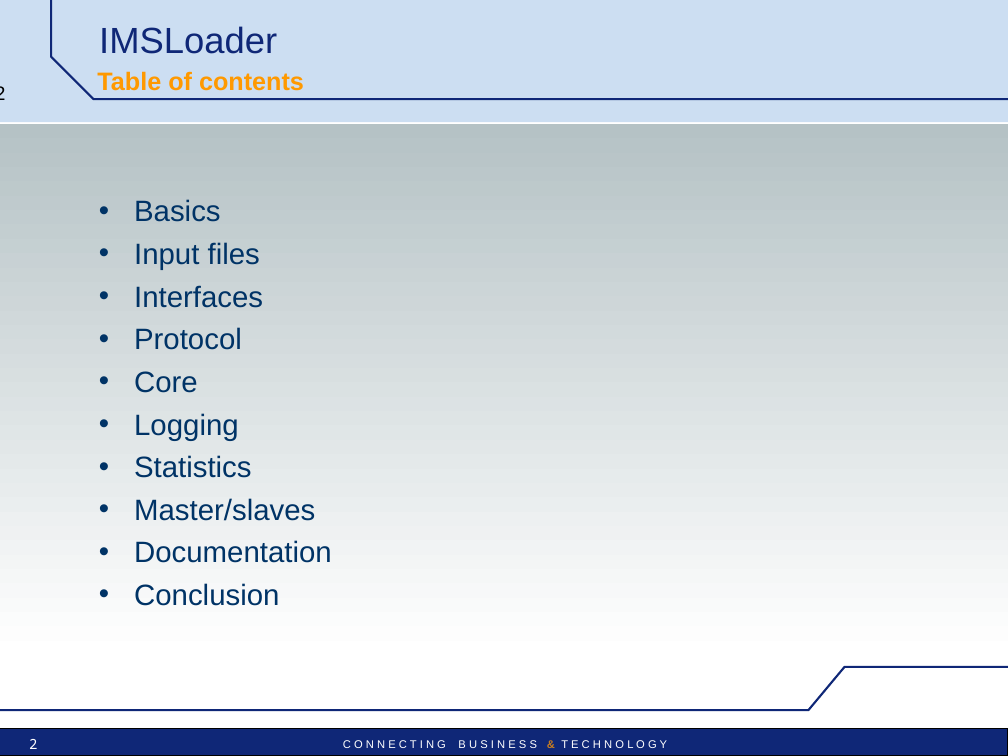
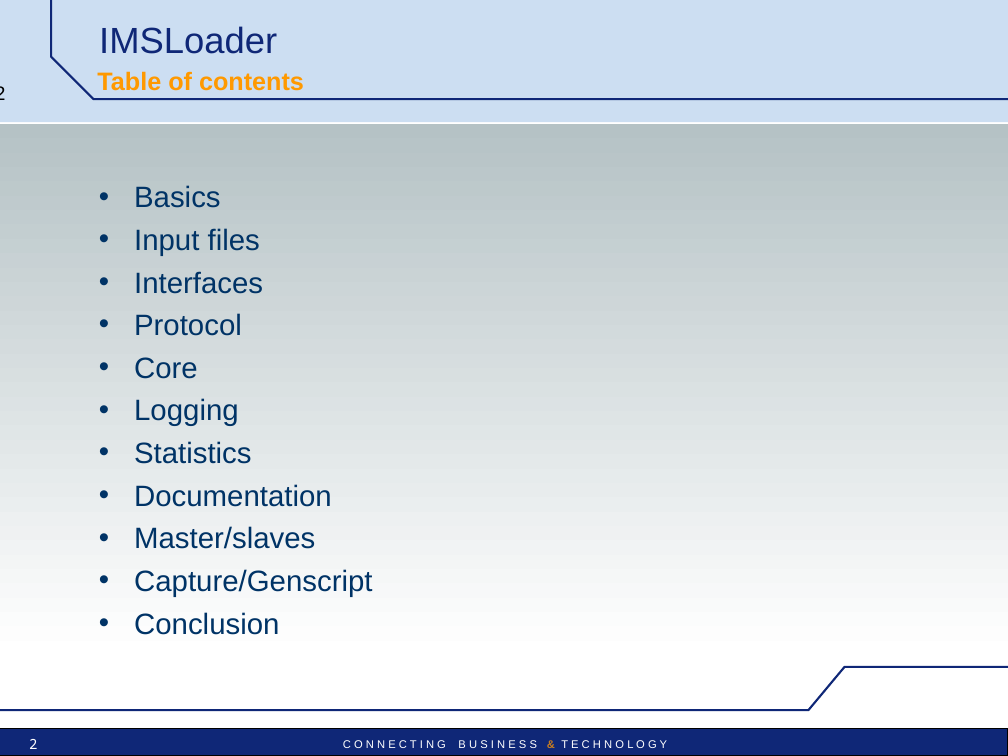
Before and after one commit to satishghiwari/mts-project, a slide deck: slide 2 of doc/IMSLoader-Pres-technical.ppt. Drawn at 1008x756 pixels with LibreOffice and Linux fonts; fonts in the diff are those of the drawing; background and template pictures are left out. Boxes give left, top, right and bottom in pixels: in the first picture for what was removed or moved away, otherwise in the second. Text is boxed around its words. In the diff, an @@ line names an element or a change of style, - is before the commit and + after.

```diff
--- a/doc/IMSLoader-Pres-technical.ppt
+++ b/doc/IMSLoader-Pres-technical.ppt
@@ text "Basics": place and size @@
-text "Basics" at (134,199,332,606)
+text "Basics" at (134,185,372,635)
@@ text at (134,484,332,507): paragraph added @@
+• Documentation
@@ text at (134,569,372,597): text changed @@
-• Documentation
+• Capture/Genscript
```
Also in this commit, not shown: 3 other slides changed, 2 slides added.
